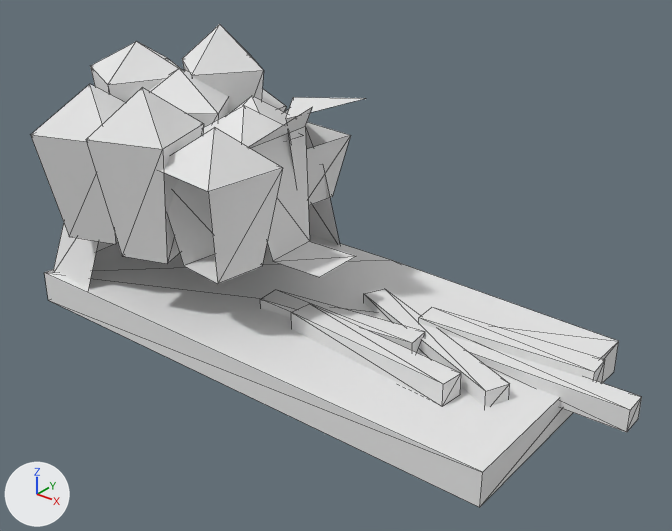
The glTF model assets/models/work-row-edge.glb, before and after one commit.
Rendered twice from a 50 mm camera at (1.98, -2.35, 1.76) aimed at (0.14, -0.05, 0.34). The lights are fixed; the arrows at lower left show +X, +Y and +Z. The picture after the commit comes second. Mesh edges are drawn as thin lines. Vertices at exactly the same position are counted once.

Names of what the first picture shows: 'work-row-edge'.
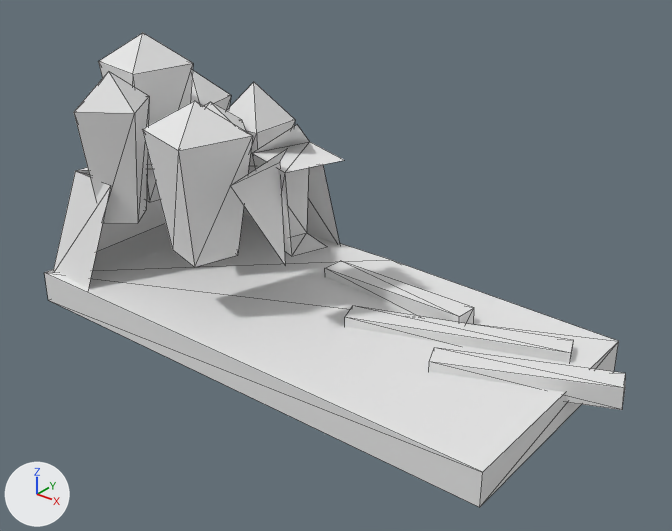
Where the change shows, as pixel boxes (x1, y1, x2, y2) in the pictures (672 x 531 px; the box of a moved part takes in the faces that stretch with it):
```json
{"object": "work-row-edge", "change": "reshaped", "before": [31, 24, 642, 507], "after": [44, 33, 626, 507]}
{"part": 1, "of": "me_work_row_edge", "change": "moved or reshaped", "after": [191, 71, 231, 111], "on screen": "not visible before"}
{"part": 2, "of": "me_work_row_edge", "change": "moved or reshaped", "before": [261, 88, 286, 112], "after": [227, 82, 295, 174], "on screen": "mostly hidden before"}
{"part": 3, "of": "me_work_row_edge", "change": "moved or reshaped", "before": [149, 68, 229, 127], "after": [74, 71, 149, 223]}
{"part": 4, "of": "me_work_row_edge", "change": "moved or reshaped", "before": [260, 290, 425, 353], "after": [325, 261, 474, 324]}
{"part": 5, "of": "me_work_row_edge", "change": "moved or reshaped", "before": [364, 289, 510, 407], "after": [345, 306, 574, 363]}
{"part": 6, "of": "me_work_row_edge", "change": "moved or reshaped", "before": [445, 334, 642, 432], "after": [429, 348, 626, 410]}
{"part": 7, "of": "me_work_row_edge", "change": "rebuilt", "before": [161, 127, 283, 284], "after": [142, 101, 253, 267], "on screen": "9% narrower"}
{"part": 8, "of": "me_work_row_edge", "change": "rebuilt", "after": [98, 33, 193, 202], "on screen": "not visible before"}
{"part": 9, "of": "me_work_row_edge", "change": "rebuilt", "before": [232, 96, 287, 125], "after": [204, 102, 246, 131], "on screen": "23% narrower"}
{"part": 10, "of": "me_work_row_edge", "change": "rebuilt", "before": [249, 107, 355, 277], "after": [252, 125, 344, 256], "on screen": "13% narrower, 23% shorter"}
{"part": 11, "of": "me_work_row_edge", "change": "deleted", "before": [31, 41, 605, 405]}
{"part": 12, "of": "me_work_row_edge", "change": "cut back", "before": [182, 24, 264, 114], "after": [230, 149, 287, 264]}
```

The change, as JSON lines over the scene's bpy script:
```json
{"block": "me_work_row_edge", "where": "# used by ob_work_row_edge; location = (0.0, 0.0, 0.0)"}
{"op": "remove", "block": "me_work_row_edge", "code": "me_work_row_edge.from_pydata(...)  # 180 vertices, 265 faces; spans x -1.14..1.22, y -0.57..0.55, z 0.0..1.06"}
{"op": "add", "block": "me_work_row_edge", "code": "me_work_row_edge.from_pydata(...)  # 111 vertices, 166 faces; spans x -1.09..1.16, y -0.48..0.48, z 0.0..1.01"}
{"block": "me_work_row_edge", "change": "me_work_row_edge part 1: the loose piece of 9 vertices spanning x -1.14..-0.79, y 0.2..0.55, z 0.35..0.81 is scaled about its middle by (0.824, 0.824, 0.95), then moved by (0.02, -0.05, -0.01)"}
{"block": "me_work_row_edge", "change": "me_work_row_edge part 2: the loose piece of 9 vertices spanning x -0.79..-0.52, y 0.18..0.45, z 0.35..0.84 is scaled about its middle by (0.824, 0.824, 0.952), then moved by (0.14, -0.05, -0.01)"}
{"block": "me_work_row_edge", "change": "me_work_row_edge part 3: the loose piece of 9 vertices spanning x -0.79..-0.33, y -0.31..0.15, z 0.35..0.93 is scaled about its middle by (0.67, 0.67, 0.969), then moved by (-0.21, -0.16, -0.01)"}
{"block": "me_work_row_edge", "change": "me_work_row_edge part 4: the loose piece of 8 vertices spanning x -0.14..0.51, y -0.15..-0.01, z 0.08..0.18 is turned -8.8 degrees about the z axis through its middle and scaled by 1.01, then moved by (0.03, 0.3, 0.0)"}
{"block": "me_work_row_edge", "change": "me_work_row_edge part 5: the loose piece of 8 vertices spanning x 0.14..0.88, y -0.2..0.2, z 0.08..0.18 is turned 44.3 degrees about the z axis through its middle and scaled by 1.02, then moved by (0.04, 0.11, -0.01)"}
{"block": "me_work_row_edge", "change": "me_work_row_edge part 6: the loose piece of 8 vertices spanning x 0.49..1.22, y 0.0..0.09, z 0.08..0.17 is turned 21.8 degrees about the z axis through its middle and scaled by 0.848, then moved by (0.0, -0.02, 0.0)"}
{"block": "me_work_row_edge", "change": "me_work_row_edge part 7: the loose piece of 9 vertices spanning x -0.32..0.03, y -0.49..-0.15, z 0.35..0.85 is rebuilt with 9 vertices and now spans x -0.44..-0.1, y -0.45..-0.11, z 0.35..0.91"}
{"block": "me_work_row_edge", "change": "me_work_row_edge part 8: the loose piece of 9 vertices spanning x -1.09..-0.73, y -0.09..0.28, z 0.35..0.81 is rebuilt with 9 vertices and now spans x -1.02..-0.71, y -0.14..0.17, z 0.35..1.01"}
{"block": "me_work_row_edge", "change": "me_work_row_edge part 9: the loose piece of 9 vertices spanning x -0.51..-0.17, y -0.11..0.24, z 0.35..0.84 is rebuilt with 9 vertices and now spans x -0.64..-0.29, y -0.2..0.15, z 0.35..0.81"}
{"block": "me_work_row_edge", "change": "me_work_row_edge part 10: the loose piece of 7 vertices spanning x -0.11..0.17, y -0.25..0.09, z 0.35..0.9 is rebuilt with 9 vertices and now spans x -0.21..0.09, y -0.17..0.14, z 0.35..0.8"}
{"block": "me_work_row_edge", "change": "me_work_row_edge part 11: 8 loose pieces with 66 vertices, spanning x -0.98..1.07, y -0.57..0.5, z 0.11..1.0, are deleted"}
{"block": "me_work_row_edge", "change": "me_work_row_edge part 12"}
{"block": "me_work_row_edge", "change": "9 vertices are removed from x -0.74..-0.37, y -0.06..0.32, z 0.35..1.06"}
{"block": "me_work_row_edge", "change": "16 faces are deleted"}
{"block": "me_work_row_edge", "change": "4 vertices are added at (-0.01, -0.4, 0.71), (-0.03, -0.14, 0.71), (0.02, -0.18, 0.35), (0.11, -0.25, 0.82)"}
{"block": "me_work_row_edge", "change": "2 new faces join them"}
```
